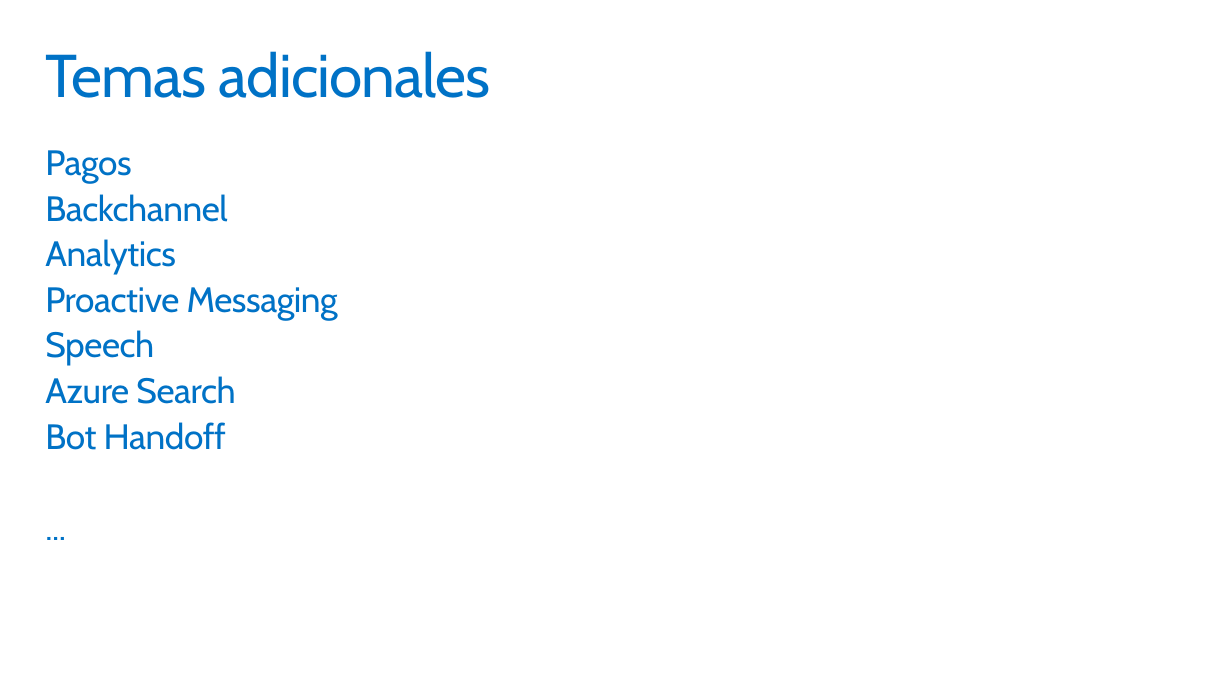
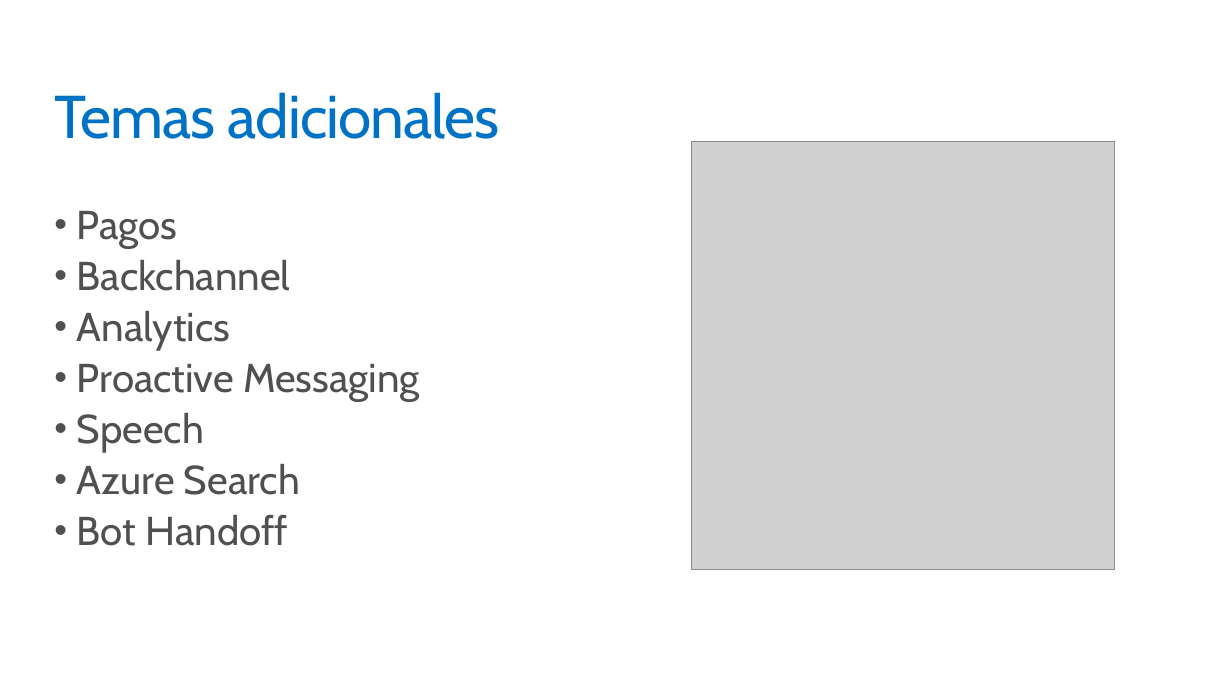
Before and after one commit to gespinosa1986/bot-framework-tutorial, a slide deck: slide 5 of 1. Introducción a Microsoft Bot Framework/Desarrollo avanzado de Bots con Microsoft Bot Framework y Node.js.pptx. Drawn at 1232x693 pixels with LibreOffice and Linux fonts; fonts in the diff are those of the drawing; grey boxes stand for pictures. Boxes give left, top, right and bottom in pixels: in the first picture for what was removed or moved away, otherwise in the second. Text is boxed around its words. In the diff, an @@ line names an element or a change of style, - is before the commit and + after.

```diff
--- a/1. Introducción a Microsoft Bot Framework/Desarrollo avanzado de Bots con Microsoft Bot Framework y Node.js.pptx
+++ b/1. Introducción a Microsoft Bot Framework/Desarrollo avanzado de Bots con Microsoft Bot Framework y Node.js.pptx
@@ title "Temas adicionales": place and size @@
-title "Temas adicionales" at [45,51,491,98]
+title "Temas adicionales" at [54,92,500,139]
@@ picture added at [691,141,1114,570] @@
@@ text at [77,211,420,546]: paragraph removed @@
-...
@@ text "Pagos": place and size @@
-text "Pagos" at [45,150,338,450]
+text "Pagos" at [77,211,420,546]
@@ text "Pagos" at [77,211,420,546]: size 28 to 32 pt, text colour #0072C6 to #505050, letter spacing -0.3 to 0 pt; bullet none to • @@
```
Also in this commit, not shown: 2 other slides changed, 5 slides added, 21 slides removed, 4 other files.
